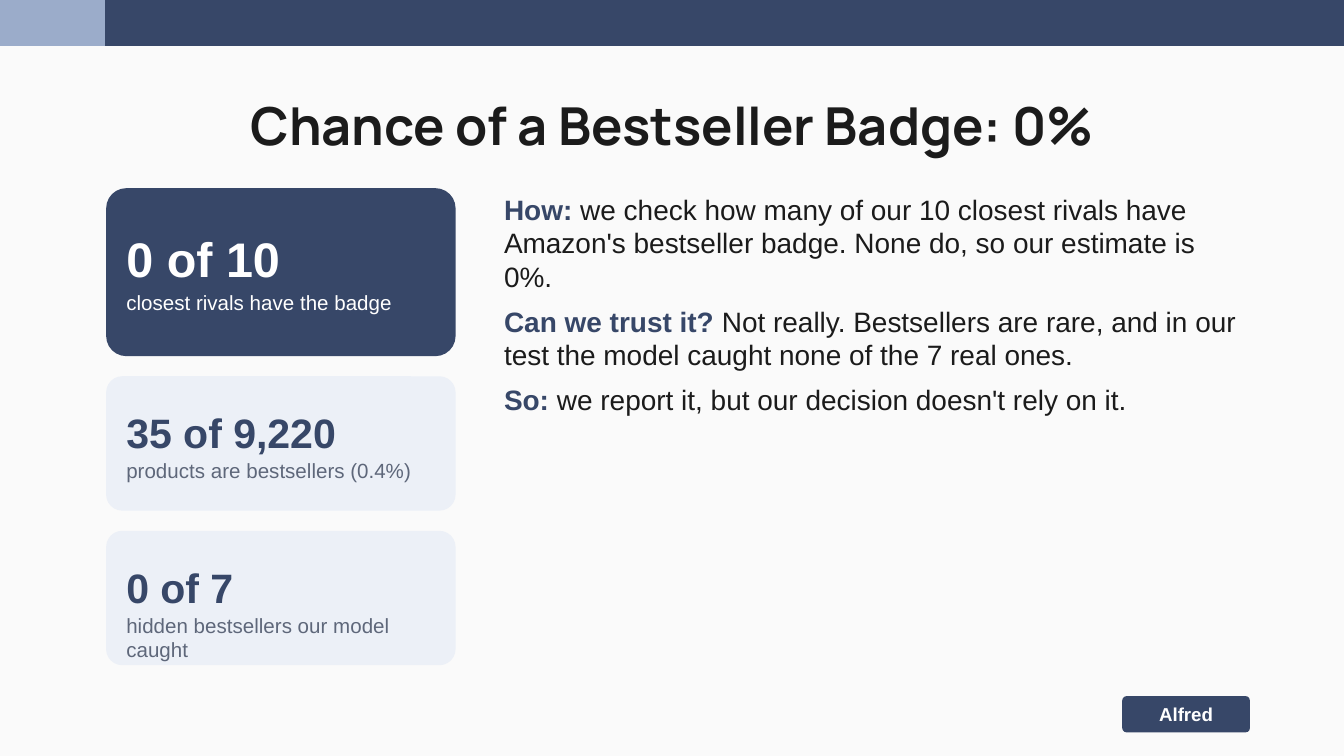
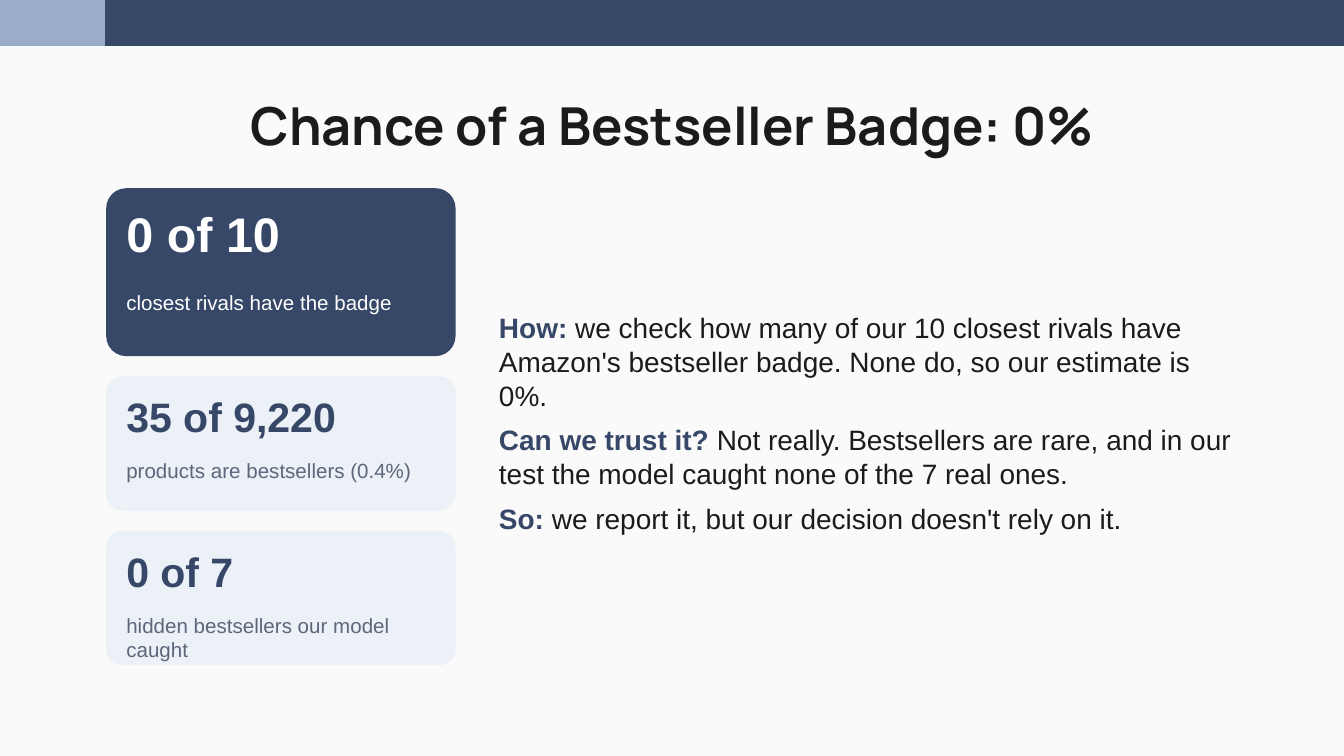
Before and after one commit to nakimagine/hello-world, a slide deck: slide 26 of Group_3_Amazon_Office_Electronic_Slides.pptx (slide 12 before the commit). Drawn at 1344x756 pixels with LibreOffice and Linux fonts; fonts in the diff are those of the drawing. Boxes give left, top, right and bottom in pixels: in the first picture for what was removed or moved away, otherwise in the second. Text is boxed around its words. In the diff, an @@ line names an element or a change of style, - is before the commit and + after.

```diff
--- a/Group_3_Amazon_Office_Electronic_Slides.pptx
+++ b/Group_3_Amazon_Office_Electronic_Slides.pptx
@@ text "0 of 10": place and size @@
-text "0 of 10" at [126,242,280,278]
+text "0 of 10" at [126,217,280,253]
@@ text "How: we check how many ...": place and size @@
-text "How: we check how many ..." at [504,199,1235,415]
+text "How: we check how many ..." at [499,317,1230,534]
@@ text "How: we check how many ..." at [499,317,1230,534]: less space between paragraphs; more space between paragraphs @@
@@ text "35 of 9,220": place and size @@
-text "35 of 9,220" at [126,418,336,455]
+text "35 of 9,220" at [126,402,336,439]
@@ text "0 of 7": place and size @@
-text "0 of 7" at [126,573,233,604]
+text "0 of 7" at [126,557,233,588]
@@ rounded rectangle removed at [1122,696,1250,732] @@
-Alfred
```
Also in this commit, not shown: 16 other slides changed, 19 slides added, 6 slides removed.
